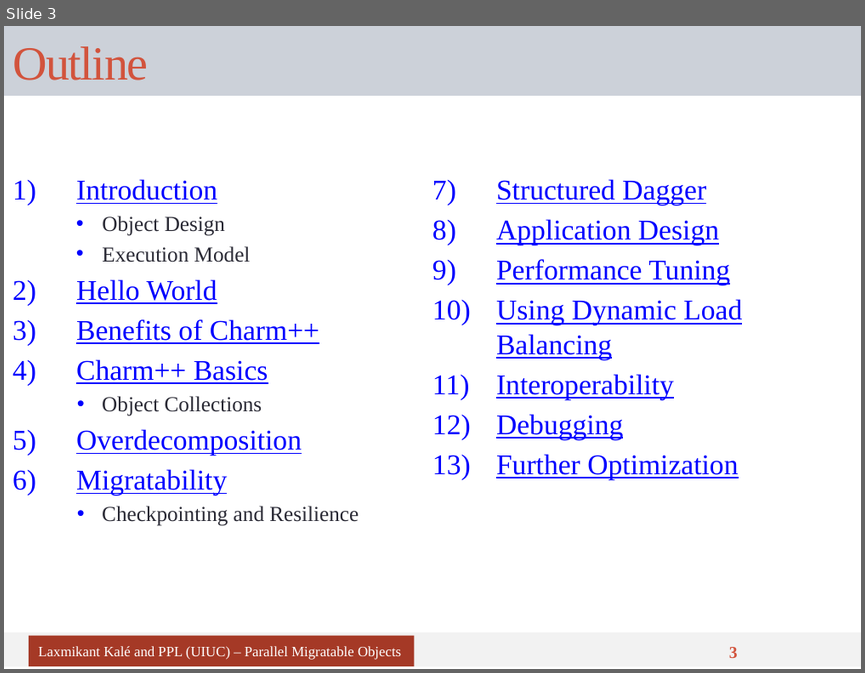
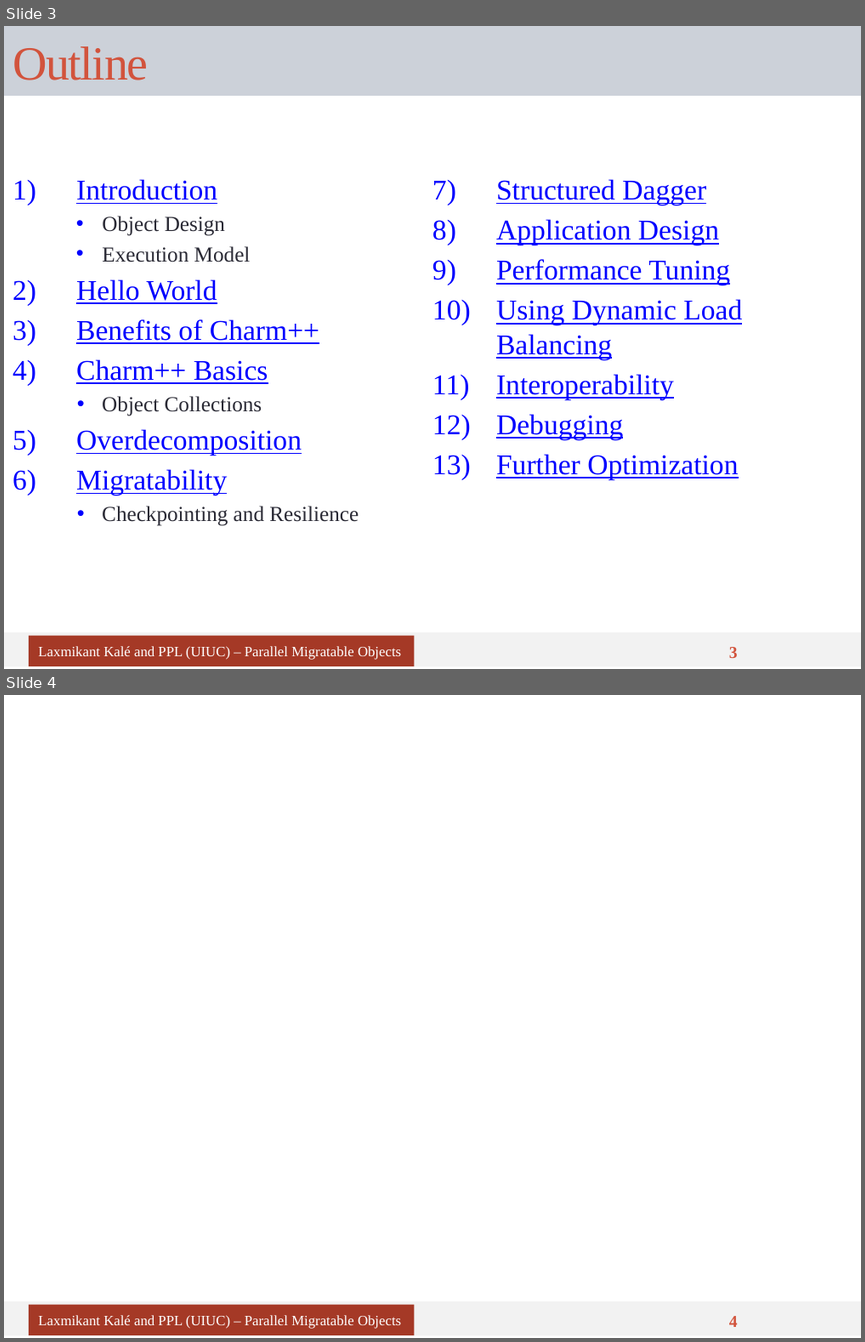
Before and after one commit to UIUC-PPL/charm_tutorial, a slide deck: tutorial.pptx. Shown one above the other, each under a label of ours: slide 3 before the commit, slides 3 and 4 after it. The pictures are 865x673 and 865x1342 pixels, drawn with LibreOffice and Linux fonts; fonts in the diff are those of the drawing. Boxes give left, top, right and bottom in pixels: in the first picture for what was removed or moved away, otherwise in the second. Text is boxed around its words. In the diff, an @@ line names an element or a change of style, - is before the commit and + after.

Commit message:
minor

```diff
--- a/tutorial.pptx
+++ b/tutorial.pptx
@@ slide 4 added at (x1=4, y1=695, x2=861, y2=1338), background #FFFFFF; not listed: 1 template element that a slide beside it also shows @@
@@ rectangle added at (x1=29, y1=1304, x2=415, y2=1335), fill #A53926, 12 pt, text #FFFFFF @@
+Laxmikant Kalé and PPL (UIUC) – Parallel Migratable Objects
@@ page number added at (x1=729, y1=1315, x2=738, y2=1327), 14 pt, text #D2533C, bold @@
+4
```
